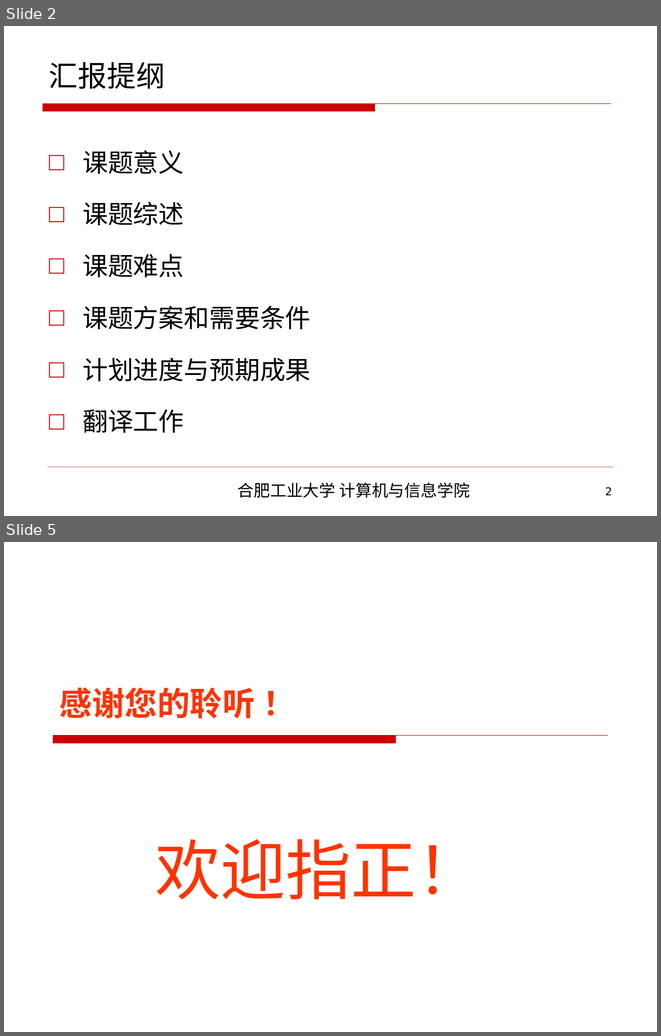
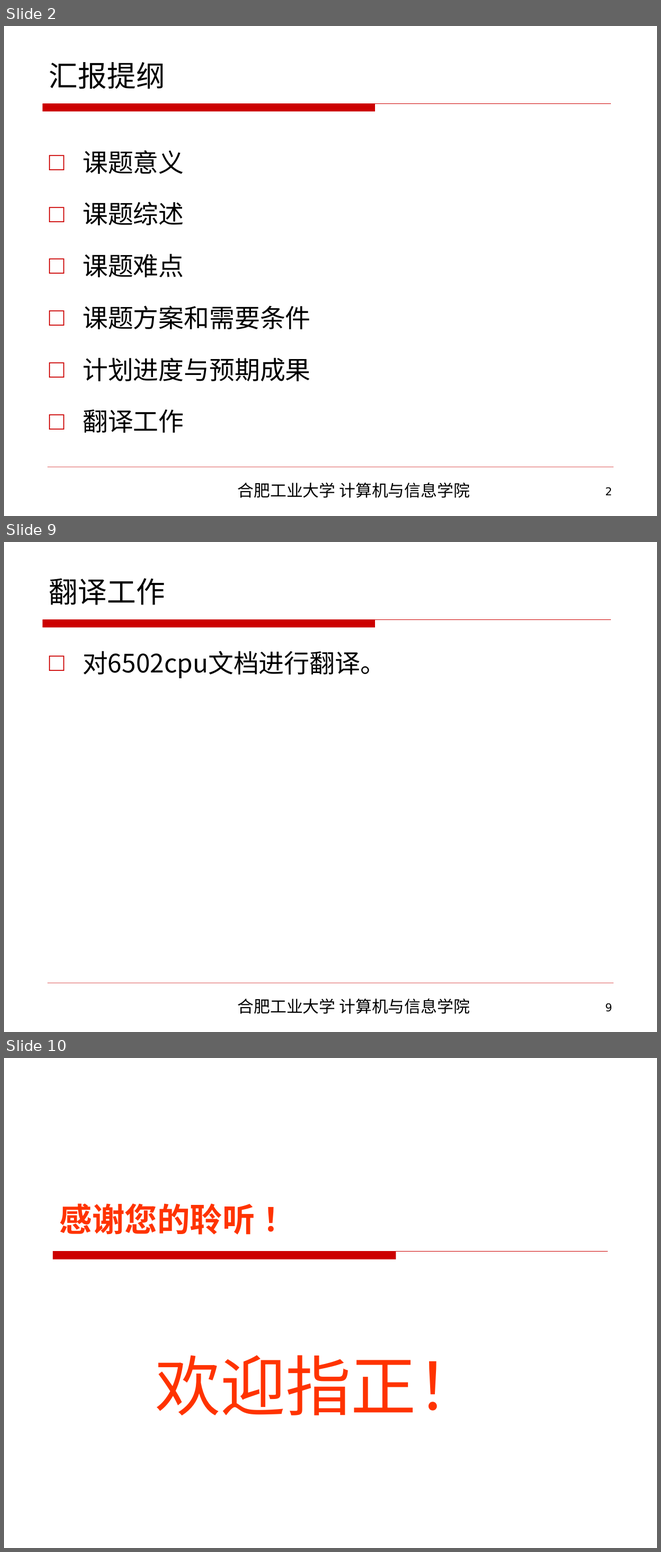
Before and after one commit to netcan/FCEmulator, a slide deck: notes/本科毕业设计开题汇报.ppt. Shown one above the other, each under a label of ours: slides 2 and 5 before the commit, slides 2, 9 and 10 after it; the slides between them are not shown. The pictures are 661x1036 and 661x1552 pixels, drawn with LibreOffice and Linux fonts; fonts in the diff are those of the drawing; background and template pictures are left out. Boxes give left, top, right and bottom in pixels: in the first picture for what was removed or moved away, otherwise in the second. Text is boxed around its words. In the diff, an @@ line names an element or a change of style, - is before the commit and + after.

```diff
--- a/notes/本科毕业设计开题汇报.ppt
+++ b/notes/本科毕业设计开题汇报.ppt
@@ slide 9 added at (x1=4, y1=542, x2=657, y2=1032), background picture (left out); not listed: 4 template elements that a slide beside it also shows @@
@@ title added at (x1=49, y1=578, x2=165, y2=605), 32 pt, text #000000 @@
+翻译工作
@@ text added at (x1=82, y1=651, x2=386, y2=678), 28 pt, text #000000 @@
+□ 对6502cpu文档进行翻译。
@@ what was slide 5 is now slide 10 @@
```
Also in this commit, not shown: 3 slides changed, 4 other slides added.
